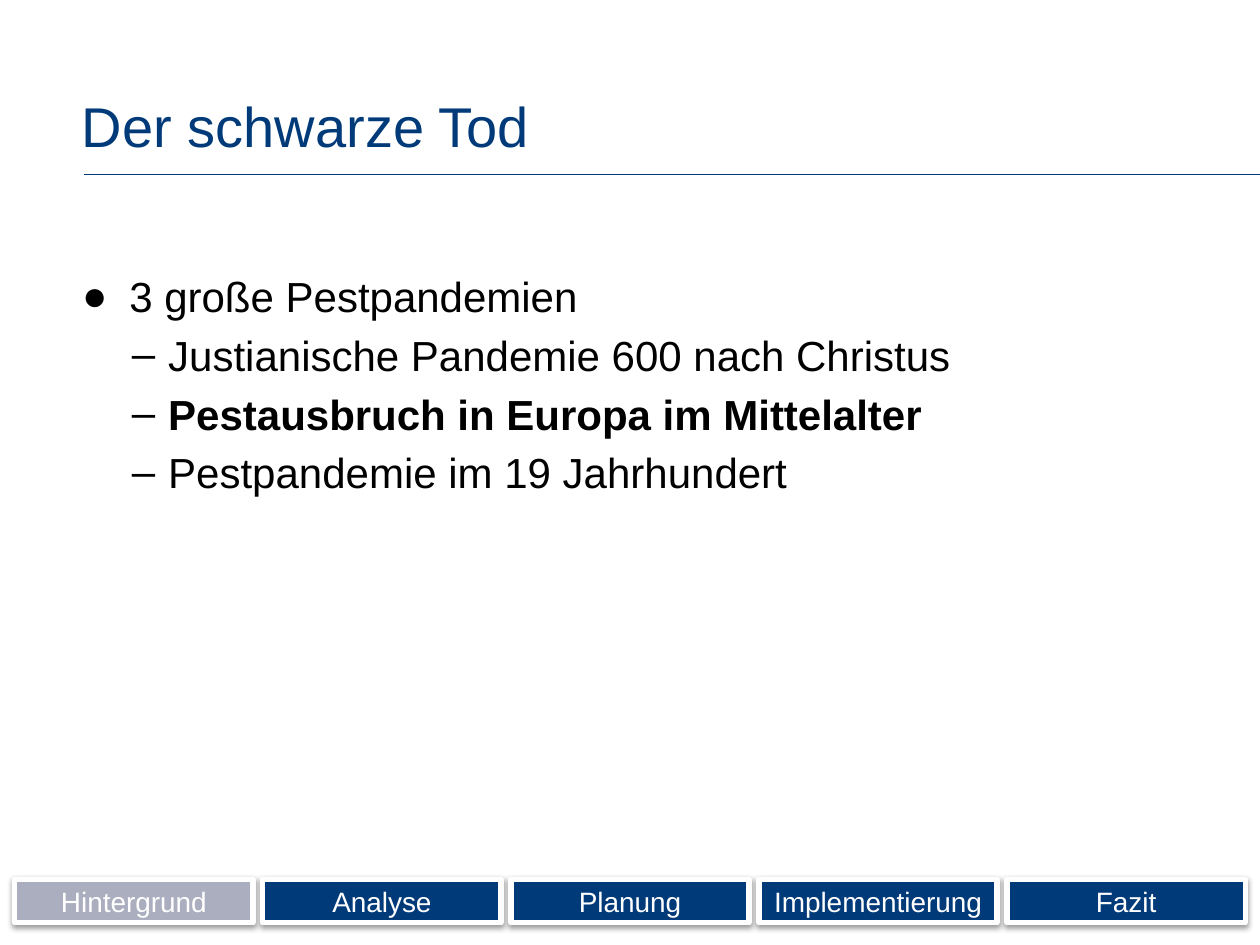
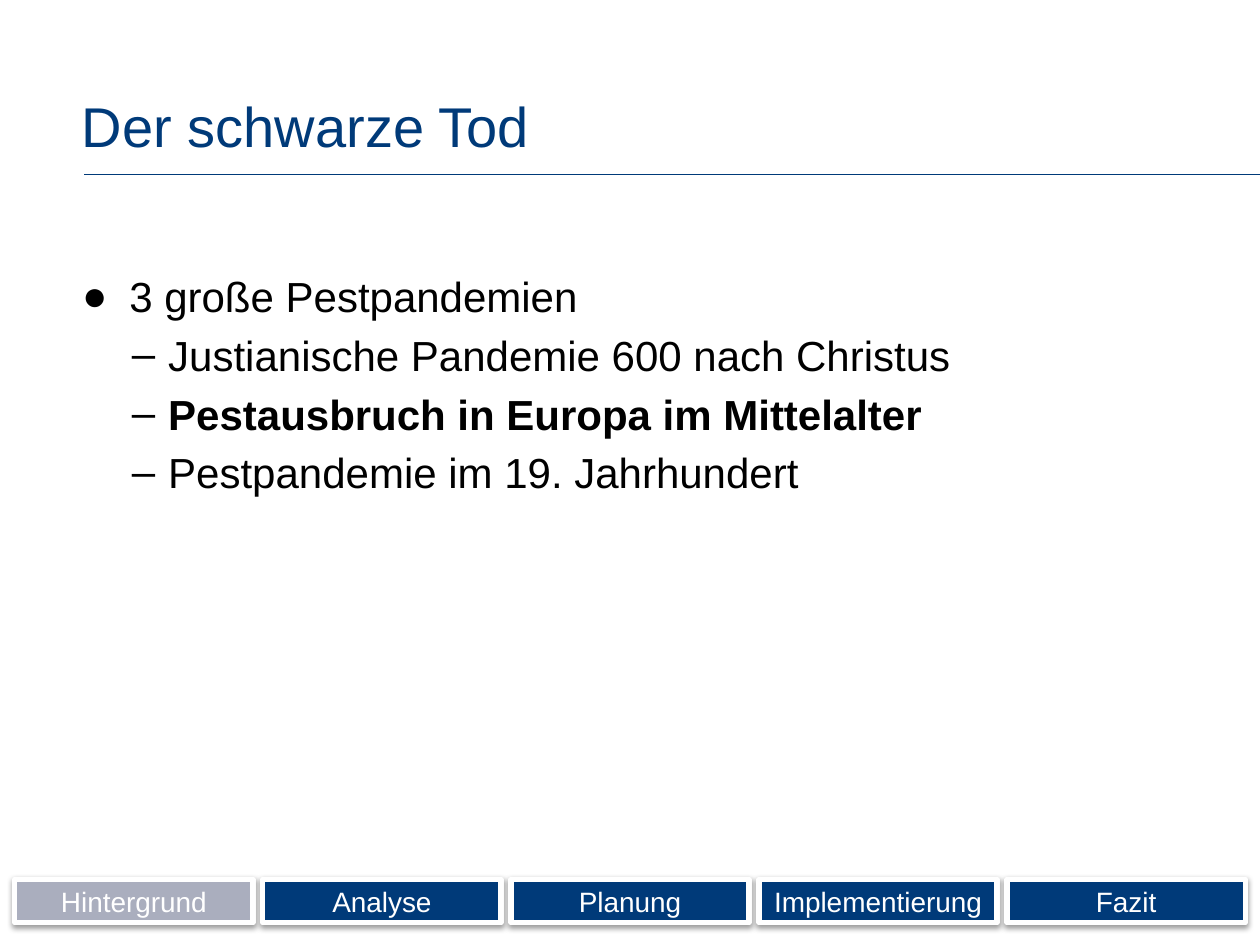
Before and after one commit to Wolle1508/SE-Projekt, a slide deck: slide 3 of Präsentation.pptx. Drawn at 1260x945 pixels with LibreOffice and Linux fonts; fonts in the diff are those of the drawing; background and template pictures are left out. Boxes give left, top, right and bottom in pixels: in the first picture for what was removed or moved away, otherwise in the second. Text is boxed around its words. In the diff, an @@ line names an element or a change of style, - is before the commit and + after.

```diff
--- a/Präsentation.pptx
+++ b/Präsentation.pptx
@@ text at (168, 457, 798, 497): text changed @@
-  – Pestpandemie im 19 Jahrhundert
+  – Pestpandemie im 19. Jahrhundert
```
Also in this commit, not shown: 8 other slides changed, 1 other file.
